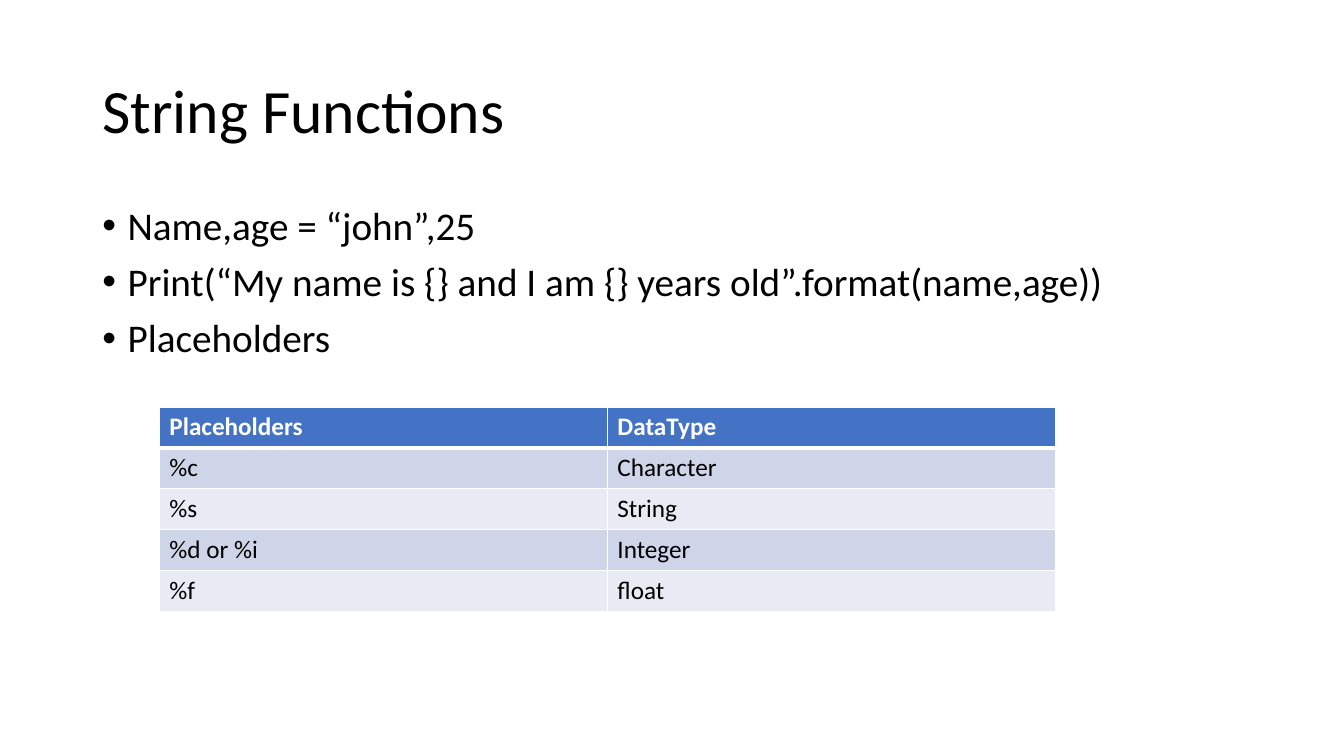
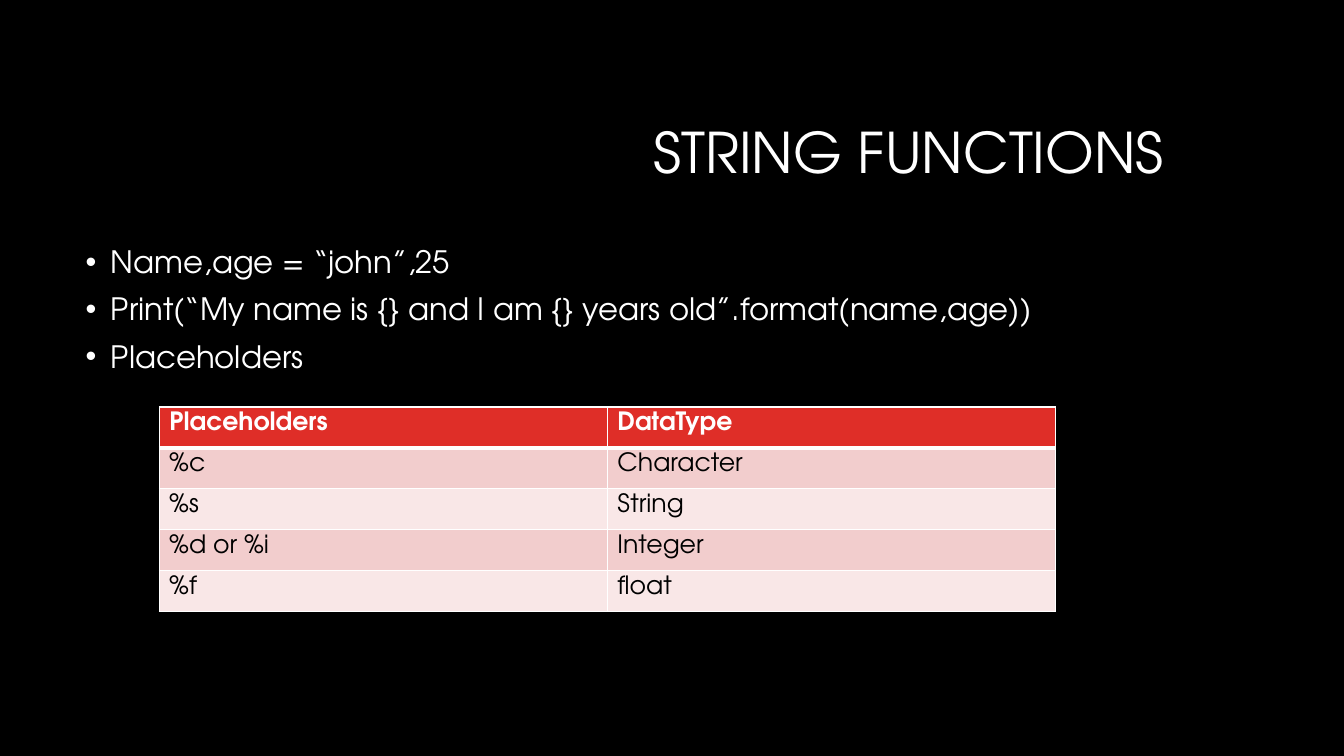
Before and after one commit to LuyangYin1/Python-for-everyone, a slide deck: slide 5 of Class-2/Class – 2.pptm. Drawn at 1344x756 pixels with LibreOffice and Linux fonts; fonts in the diff are those of the drawing; background and template pictures are left out. Boxes give left, top, right and bottom in pixels: in the first picture for what was removed or moved away, otherwise in the second. Text is boxed around its words. In the diff, an @@ line names an element or a change of style, - is before the commit and + after.

```diff
--- a/Class-2/Class – 2.pptm
+++ b/Class-2/Class – 2.pptm
@@ background #FFFFFF to #000000 @@
@@ title at [653, 131, 1164, 174]: text changed; size 44 to 40 pt; font Calibri to TeX Gyre Adventor; text colour #000000 to #FFFFFF @@
-String Functions
+STRING FUNCTIONS
@@ text "Name,age = “john”,25": place and size @@
-text "Name,age = “john”,25" at [128, 212, 1102, 353]
+text "Name,age = “john”,25" at [111, 250, 1031, 369]
@@ text "Name,age = “john”,25" at [111, 250, 1031, 369]: size 28 to 22 pt, font Calibri to TeX Gyre Adventor, text colour #000000 to #FFFFFF @@
@@ table at [159, 407, 1055, 612] @@
@@ fill #4472C4 to #DF2E28 in row 1 @@
@@ fill #CFD5EA to #F3CDCD in 4 cells @@
@@ fill #E9EBF5 to #F9E8E8 in 4 cells @@
@@ font Calibri to TeX Gyre Adventor @@
```
Also in this commit, not shown: 15 other slides changed, 1 slide added, 1 slide removed.
